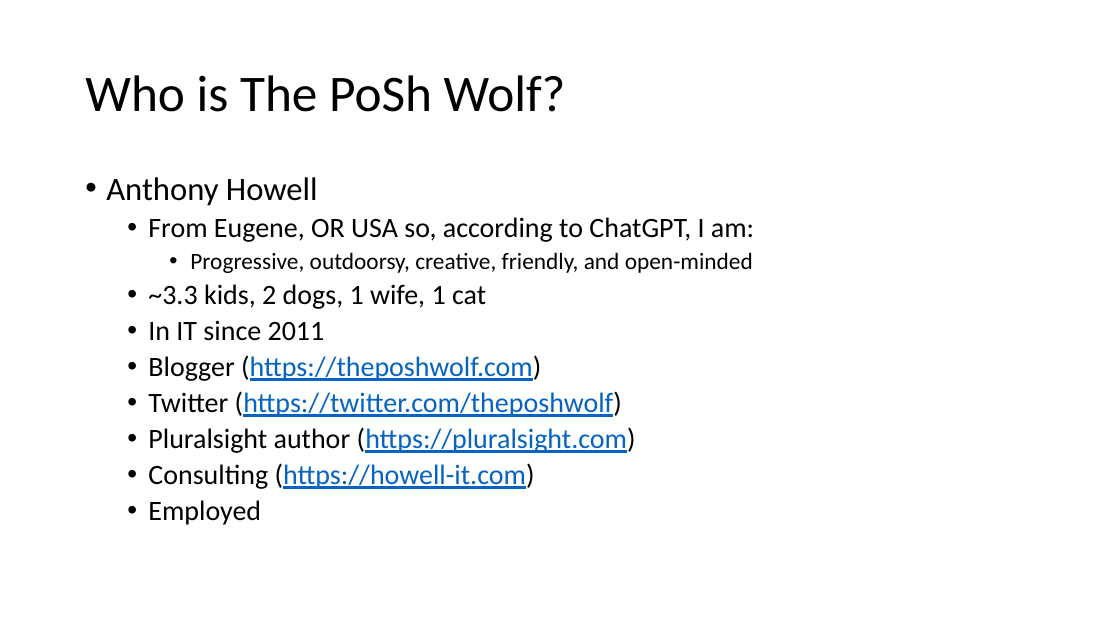
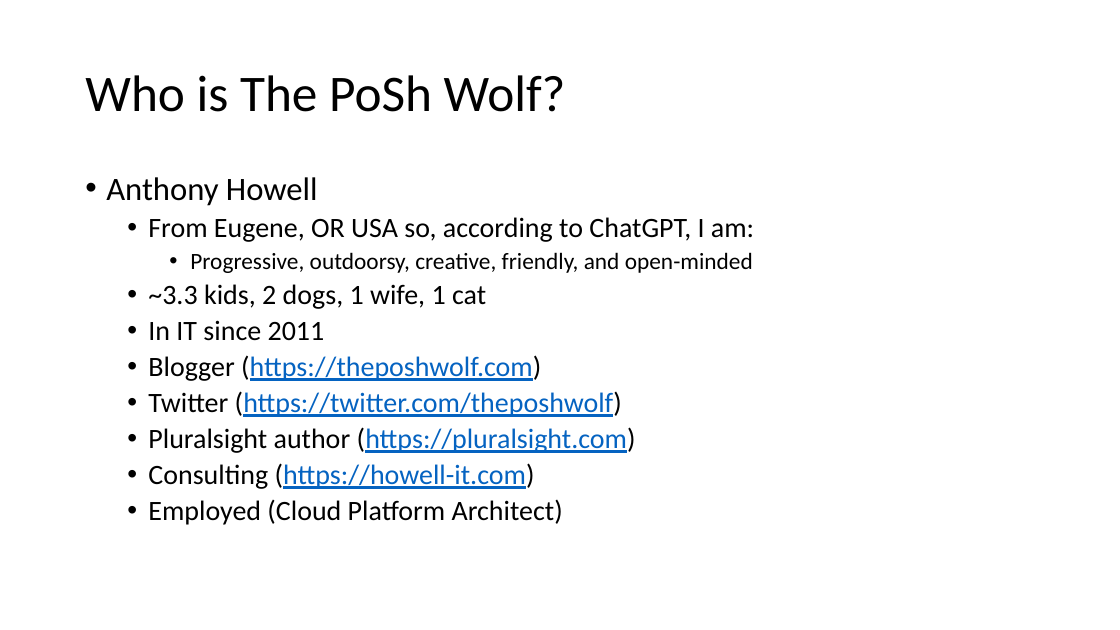
Before and after one commit to ThePoShWolf/Sessions, a slide deck: slide 2 of 2023-04-26 - Building a serverless Discord bot/PowerShell Summit 2023 - Serverless Discord bot.pptx. Drawn at 1120x630 pixels with LibreOffice and Linux fonts; fonts in the diff are those of the drawing; background and template pictures are left out. Boxes give left, top, right and bottom in pixels: in the first picture for what was removed or moved away, otherwise in the second. Text is boxed around its words. In the diff, an @@ line names an element or a change of style, - is before the commit and + after.

```diff
--- a/2023-04-26 - Building a serverless Discord bot/PowerShell Summit 2023 - Serverless Discord bot.pptx
+++ b/2023-04-26 - Building a serverless Discord bot/PowerShell Summit 2023 - Serverless Discord bot.pptx
@@ text at (x1=148, y1=499, x2=563, y2=525): text changed @@
-  • Employed
+  • Employed (Cloud Platform Architect)
```
Also in this commit, not shown: 3 other slides changed, 8 slides added.
